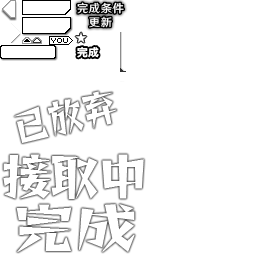
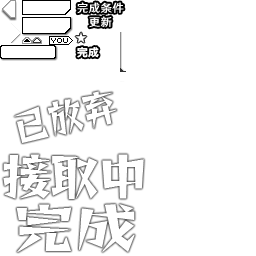
Before/after of a 256x256 layered artwork. What changed in the layer stack:
painted on "更新" over [89,16,112,28]
painted on "完成条件" over [77,2,124,14]
